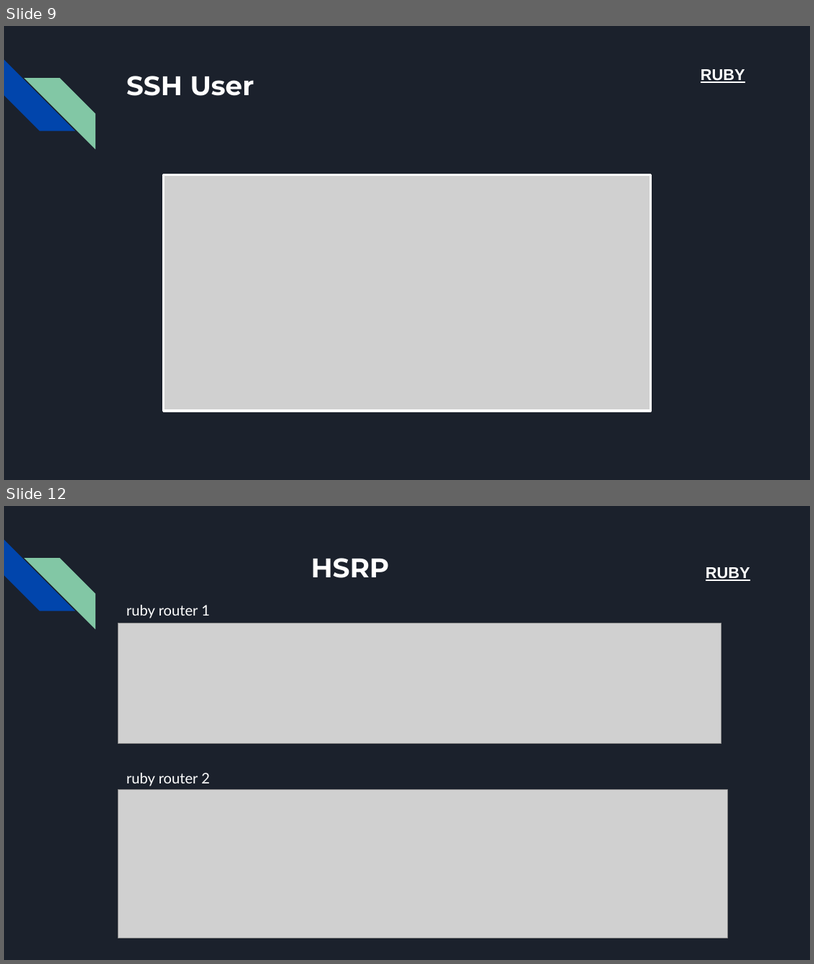
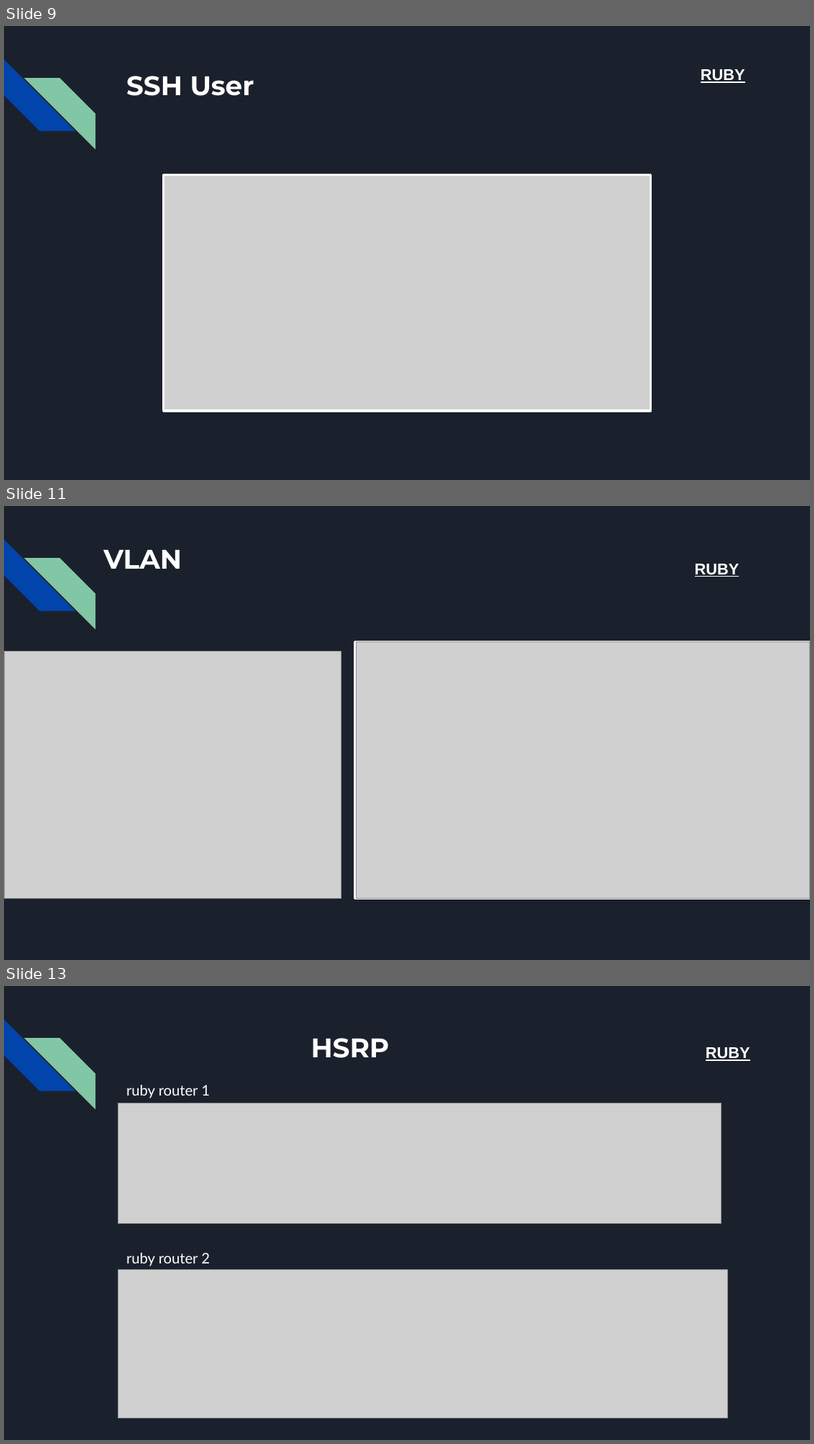
Before and after one commit to XRX265/DotNyetWork, a slide deck: Cím nélküli prezentáció (5).pptx. Shown one above the other, each under a label of ours: slides 9 and 12 before the commit, slides 9, 11 and 13 after it; the slides between them are not shown. The pictures are 814x964 and 814x1444 pixels, drawn with LibreOffice and Linux fonts; fonts in the diff are those of the drawing; grey boxes stand for pictures. Boxes give left, top, right and bottom in pixels: in the first picture for what was removed or moved away, otherwise in the second. Text is boxed around its words. In the diff, an @@ line names an element or a change of style, - is before the commit and + after.

```diff
--- a/Cím nélküli prezentáció (5).pptx
+++ b/Cím nélküli prezentáció (5).pptx
@@ slide 11 added at (4,506,810,960), background #1B212C; not listed: 2 template elements that a slide beside it also shows @@
@@ title added at (103,550,182,569), 24 pt, text #FFFFFF, bold @@
+VLAN
@@ text added at (695,564,740,577), 14 pt, text #FFFFFF, bold, underline @@
+RUBY
@@ picture added at (4,651,341,898) @@
@@ rectangle added at (355,641,810,898), outline #FFFFFF 2 pt @@
@@ picture added at (356,641,810,898) @@
@@ what was slide 12 is now slide 13 @@
```
Also in this commit, not shown: 6 slides changed, 2 other slides added.
